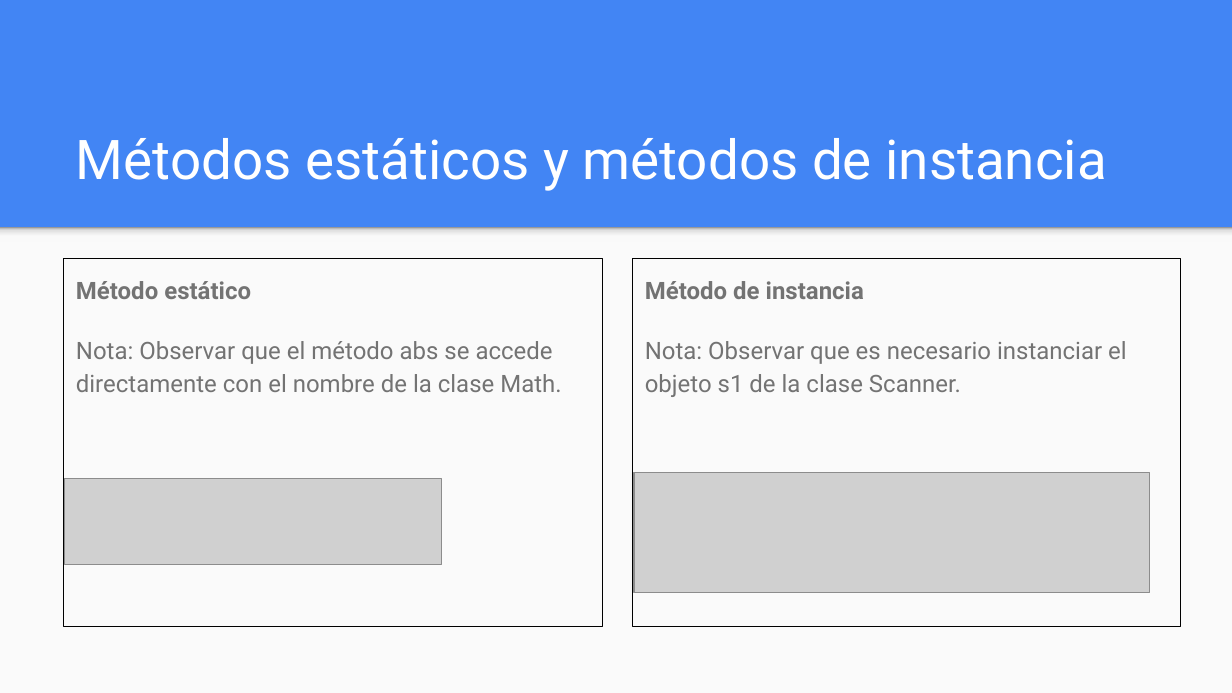
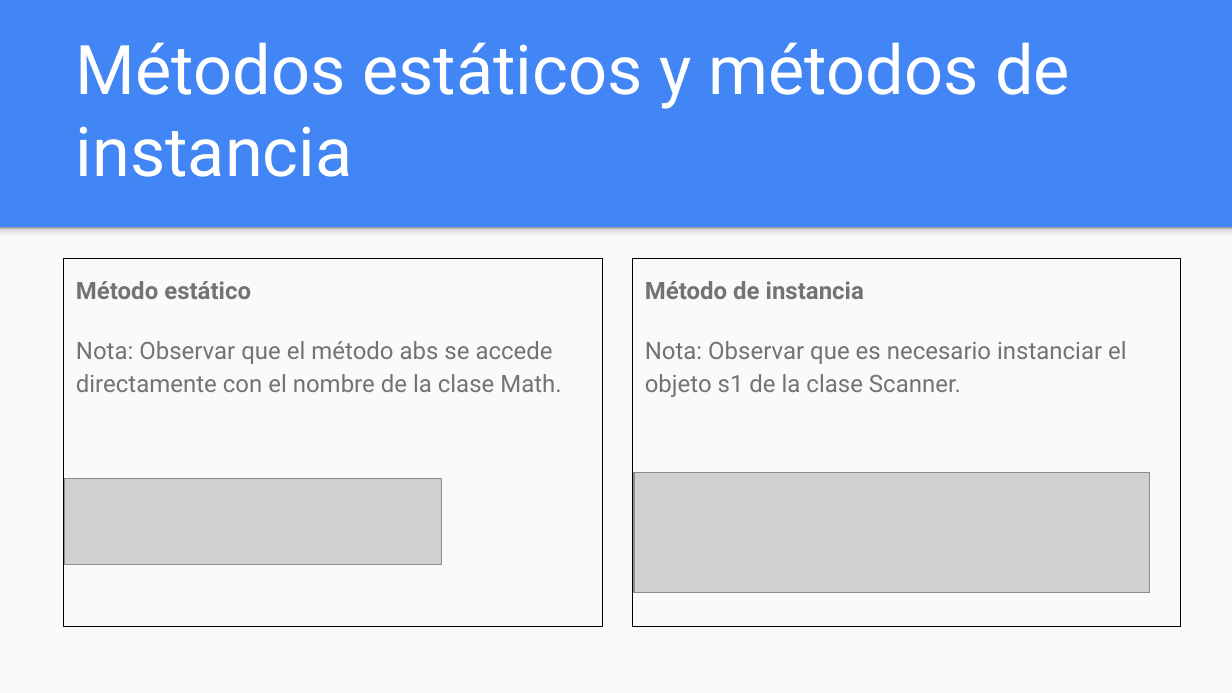
Before and after one commit to OMardil/INFO2, a slide deck: slide 14 of MOD06_Variables_y_metodos_estaticos/01 Presentacion/INFO2_MOD06-Variables_y_metodos_estaticos.pptx (slide 10 before the commit). Drawn at 1232x693 pixels with LibreOffice and Linux fonts; fonts in the diff are those of the drawing; grey boxes stand for pictures. Boxes give left, top, right and bottom in pixels: in the first picture for what was removed or moved away, otherwise in the second. Text is boxed around its words. In the diff, an @@ line names an element or a change of style, - is before the commit and + after.

```diff
--- a/MOD06_Variables_y_metodos_estaticos/01 Presentacion/INFO2_MOD06-Variables_y_metodos_estaticos.pptx
+++ b/MOD06_Variables_y_metodos_estaticos/01 Presentacion/INFO2_MOD06-Variables_y_metodos_estaticos.pptx
@@ title "Métodos estáticos y métodos de ..." at [76,42,1070,177]: size 32 to 40 pt @@
```
Also in this commit, not shown: 8 other slides changed, 5 slides added, 1 slide removed, 9 other files.
